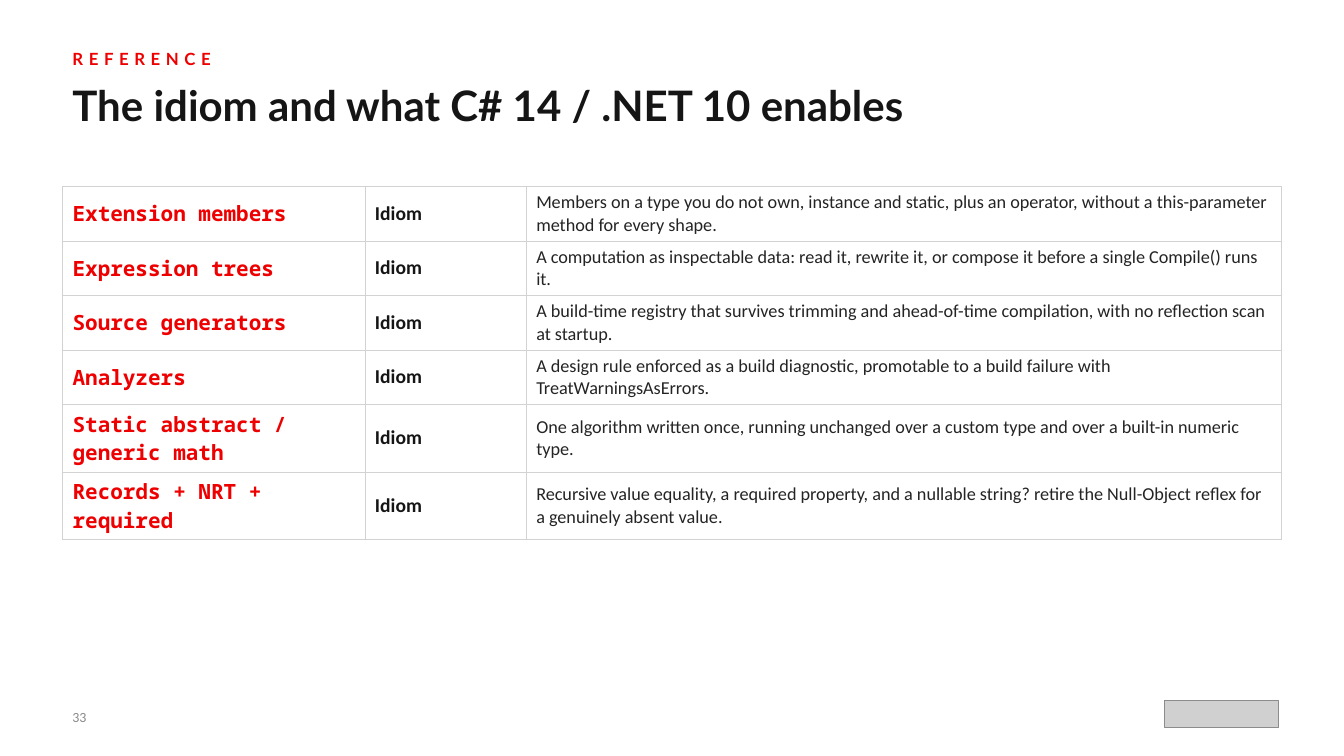
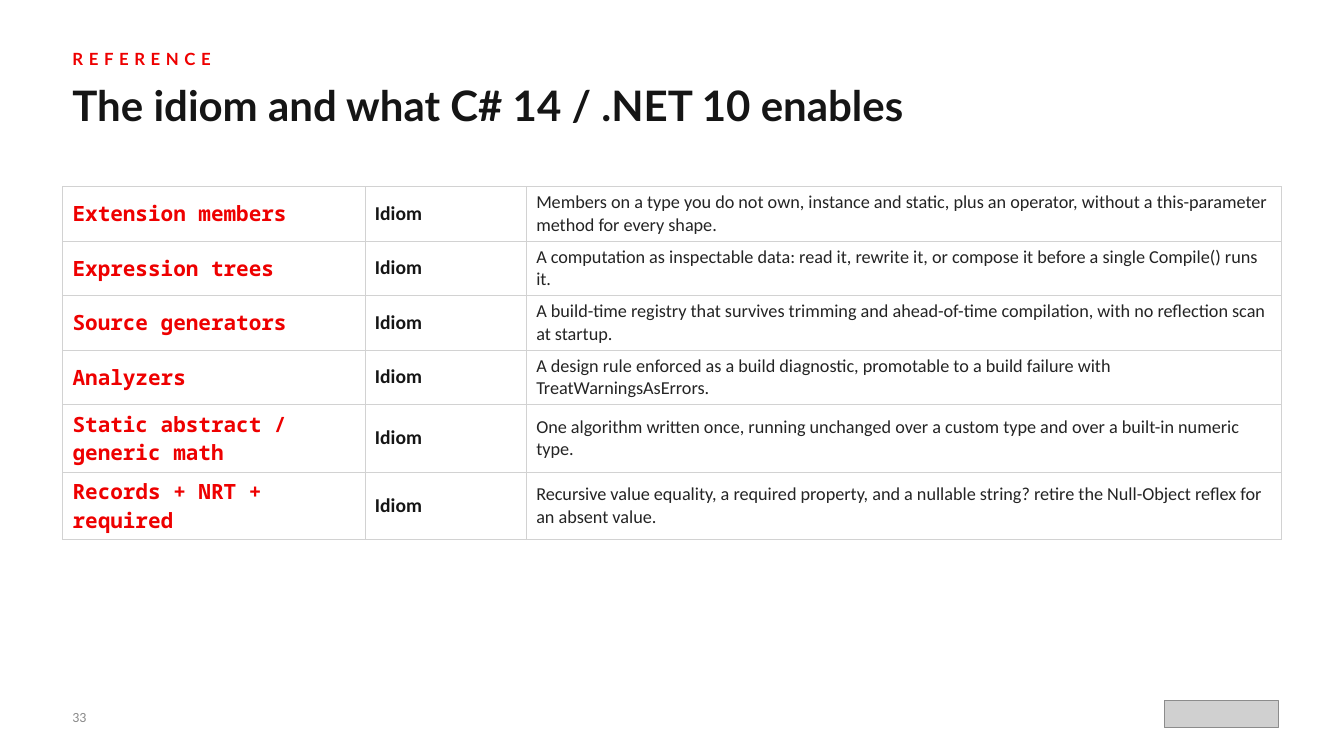
Before and after one commit to patterncatalyst/csharp-design-patterns, a slide deck: slide 33 of presentation/csharp-design-patterns-201-idiomatic-csharp.pptx. Drawn at 1344x756 pixels with LibreOffice and Linux fonts; fonts in the diff are those of the drawing; grey boxes stand for pictures. Boxes give left, top, right and bottom in pixels: in the first picture for what was removed or moved away, otherwise in the second. Text is boxed around its words. In the diff, an @@ line names an element or a change of style, - is before the commit and + after.

```diff
--- a/presentation/csharp-design-patterns-201-idiomatic-csharp.pptx
+++ b/presentation/csharp-design-patterns-201-idiomatic-csharp.pptx
@@ table at bbox=[63, 187, 1281, 676] @@
-row 6, column 3: Recursive value equality, a required property, and a nullable string? retire the Null-Object reflex for a genuinely absent value.
+row 6, column 3: Recursive value equality, a required property, and a nullable string? retire the Null-Object reflex for an absent value.
```
Also in this commit, not shown: 9 other slides changed, 1 other file.
